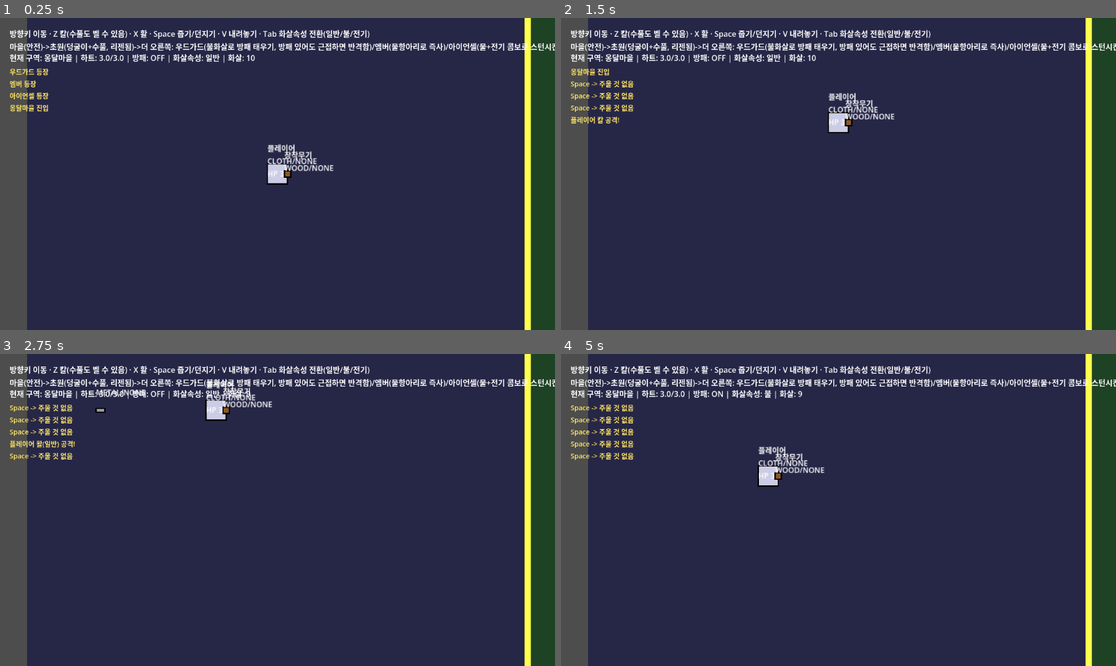
Above: before the commit, frames 1-4 (two rows, left to right).
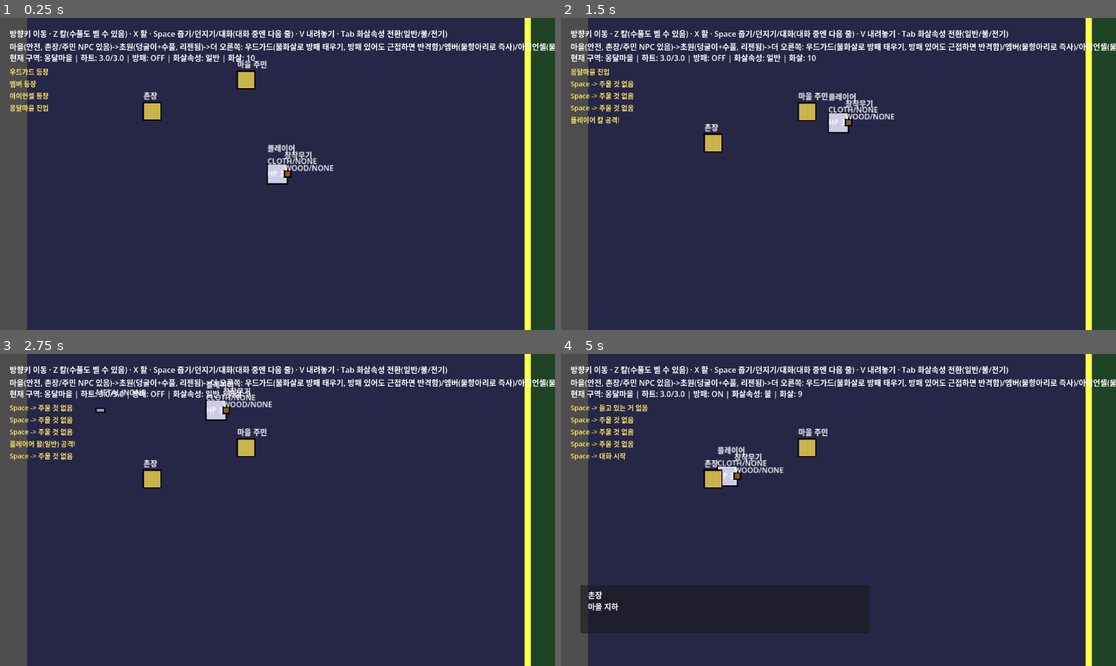
Above: after the commit, the same moments.

Repository: 50seok/ZeldaLike
Game: Godot game, scene res://scenes/world_test/world_test.tscn
Same seed, same stepped clock (60 frames per second), same inputs: the game is played once before the commit and once after it. This scene is started directly instead of the project's main scene.
Inputs:
- Up to frame 1 (0.25 s): no input
- Up to frame 2 (1.5 s): tap Enter at 0.5 s; hold Up (ui_up) from 0.53 s (still down); tap Space at 0.6, 0.77, 1.07 s; tap Z at 1.35 s
- Up to frame 3 (2.75 s): tap Space at 1.52, 1.55, 1.82, 2.3 s; release Up (ui_up) at 2.03 s; hold Left (ui_left) from 2.03 s (still down); tap X at 2.1 s
- Up to frame 4 (5 s): tap C at 2.85 s; tap Space at 3.02, 3.05, 3.32, 3.77, 3.8, 4.07, 4.52, 4.55, 4.82 s; release Left (ui_left) at 3.53 s; hold Down (ui_down) 3.53-4.28 s; tap V at 3.6 s; hold Right (ui_right) from 4.28 s (still down); tap Tab at 4.35 s

The runs differ from the first frame. In frame 1, 2.9% of the frame differs, in the area x 7-100%, y 3-33%; in frame 2, 2.9%; in frame 3, 2.9%; in frame 4, 12%, in the area x 3-100%, y 3-90%.

Commit message:
feat: 우선순위4 - NPC 대화 + 스토리 플래그 시스템 추가
§3.4 설계대로 두 계층 구현:
- StoryFlags(오토로드): bool 플래그 저장소, 세이브 연동은 우선순위5에서
- DialogueBox: 타자 효과 대화박스, advance()로 즉시완성/다음줄/닫기
- NPC: 화학엔진과 무관해 ChemActor 대신 Area2D 직접 상속. 기능 NPC는
  sets_flag로 진행 게이트를 열고, 주민 NPC는 requires_flag로 대사가
  alt_lines로 1회 교체됨(분기 없음, 선형)
- Player: Space가 NPC 대화도 겸함(대화 중엔 이동/공격 차단, Space=다음 줄)

world_test에 촌장(sets_flag)+주민(requires_flag) 1쌍 배치해 메커니즘 확인.
나머지 NPC는 콘텐츠 저작 문제라 폴리시 단계로 미룸.

검증: m3_npc_test 9/9 신규, 기존 6개 스위트 46/46 회귀 유지.

Diff:
--- a/project/project.godot
+++ b/project/project.godot
@@ -17,6 +17,7 @@
 [autoload]
 
 ChemistryManager="*res://scripts/chemistry/chemistry_manager.gd"
+StoryFlags="*res://scripts/story/story_flags.gd"
 
 [rendering]
 
--- /dev/null
+++ b/project/scenes/m3_npc_test/m3_npc_test.gd
@@ -0,0 +1,124 @@
+extends Node2D
+
+## M3 우선순위4 검증: NPC 대화 + 스토리 플래그(§3.4). 대화박스 타자 효과,
+## 기능 NPC의 sets_flag, 주민 NPC의 requires_flag/alt_lines 교체를 확인한다.
+
+@onready var _label: Label = $DebugLabel
+
+var _log: Array[String] = []
+var _pass_count := 0
+var _fail_count := 0
+
+
+func _ready() -> void:
+	await get_tree().process_frame
+	await _run_all_tests()
+	_print_summary()
+
+
+func _check(label: String, condition: bool) -> void:
+	if condition:
+		_pass_count += 1
+		_log.append("[PASS] %s" % label)
+	else:
+		_fail_count += 1
+		_log.append("[FAIL] %s" % label)
+	_refresh_label()
+
+
+func _refresh_label() -> void:
+	_label.text = "\n".join(_log)
+
+
+func _run_all_tests() -> void:
+	await _test_dialogue_typewriter()
+	await _test_functional_npc_sets_flag()
+	await _test_flavor_npc_line_swap()
+
+
+func _test_dialogue_typewriter() -> void:
+	var box := DialogueBox.new()
+	box.chars_per_sec = 10.0
+	add_child(box)
+	await get_tree().process_frame
+
+	box.start("테스트", ["안녕하세요"])
+	_check("A 대화 시작 -> 박스 열림", box.is_open())
+	await get_tree().create_timer(0.1).timeout
+	_check("A 타자 진행 중 -> 아직 전체 텍스트 아님", box.get_visible_text().length() < "안녕하세요".length())
+
+	box.advance()
+	_check("A advance(진행중) -> 즉시 완성", box.get_visible_text() == "안녕하세요")
+
+	box.advance()
+	_check("A advance(완성 후, 마지막 줄) -> 박스 닫힘", not box.is_open())
+
+	box.queue_free()
+	await get_tree().create_timer(0.1).timeout
+
+
+func _test_functional_npc_sets_flag() -> void:
+	var box := DialogueBox.new()
+	box.chars_per_sec = 9999.0
+	add_child(box)
+
+	var chief := NPC.new()
+	chief.npc_name = "촌장"
+	chief.lines = ["어서 오게."]
+	chief.sets_flag = "met_chief"
+	add_child(chief)
+	await get_tree().process_frame
+
+	_check("B 대화 전 -> 플래그 없음", not StoryFlags.has_flag("met_chief"))
+	chief.talk(box)
+	await get_tree().create_timer(0.05).timeout
+	box.advance()
+	await get_tree().create_timer(0.05).timeout
+	_check("B 대화 종료 -> 플래그 세워짐(진행 게이트)", StoryFlags.has_flag("met_chief"))
+
+	box.queue_free()
+	chief.queue_free()
+	await get_tree().create_timer(0.1).timeout
+
+
+func _test_flavor_npc_line_swap() -> void:
+	var box := DialogueBox.new()
+	box.chars_per_sec = 9999.0
+	add_child(box)
+
+	var villager := NPC.new()
+	villager.npc_name = "주민"
+	villager.lines = ["요즘 원소가 폭주해서 걱정이야..."]
+	villager.alt_lines = ["이제 좀 안심이 되는군!"]
+	villager.requires_flag = "test_flag_for_villager"
+	add_child(villager)
+	await get_tree().process_frame
+
+	_check("C 플래그 세우기 전 -> 확인용 플래그 없음", not StoryFlags.has_flag("test_flag_for_villager"))
+	villager.talk(box)
+	await get_tree().create_timer(0.05).timeout
+	_check("C 플래그 없음 -> 기본 대사", box.get_visible_text() == "요즘 원소가 폭주해서 걱정이야...")
+	box.advance()
+	await get_tree().create_timer(0.05).timeout
+
+	StoryFlags.set_flag("test_flag_for_villager")
+	villager.talk(box)
+	await get_tree().create_timer(0.05).timeout
+	_check("C 플래그 세워짐 -> alt_lines로 1회 교체", box.get_visible_text() == "이제 좀 안심이 되는군!")
+	box.advance()
+	await get_tree().create_timer(0.05).timeout
+
+	box.queue_free()
+	villager.queue_free()
+	await get_tree().create_timer(0.1).timeout
+
+
+func _print_summary() -> void:
+	var summary := "=== M3 NPC대화+스토리플래그 검증: PASS %d / FAIL %d ===" % [_pass_count, _fail_count]
+	_log.append(summary)
+	_refresh_label()
+	print(summary)
+	for line in _log:
+		print(line)
+	if DisplayServer.get_name() == "headless":
+		get_tree().quit(0 if _fail_count == 0 else 1)
--- /dev/null
+++ b/project/scenes/m3_npc_test/m3_npc_test.tscn
@@ -0,0 +1,13 @@
+[gd_scene load_steps=2 format=3]
+
+[ext_resource type="Script" path="res://scenes/m3_npc_test/m3_npc_test.gd" id="1"]
+
+[node name="M3NpcTest" type="Node2D"]
+script = ExtResource("1")
+
+[node name="DebugLabel" type="Label" parent="."]
+offset_left = 20.0
+offset_top = 20.0
+offset_right = 780.0
+offset_bottom = 500.0
+text = "M3 NPC대화+스토리플래그 검증 씬 로딩 중..."
--- a/project/scenes/world_test/world_test.gd
+++ b/project/scenes/world_test/world_test.gd
@@ -41,7 +41,7 @@
 	var help := Label.new()
 	help.position = Vector2(20, 20)
 	help.add_theme_font_size_override("font_size", 16)
-	help.text = "방향키 이동 · Z 칼(수풀도 벨 수 있음) · X 활 · Space 줍기/던지기 · V 내려놓기 · Tab 화살속성 전환(일반/불/전기)\n마을(안전)->초원(덩굴이+수풀, 리젠됨)->더 오른쪽: 우드가드(불화살로 방패 태우기, 방패 있어도 근접하면 반격함)/엠버(물항아리로 즉사)/아이언셸(물+전기 콤보로 스턴시킨 뒤 3방 더 때려야 처치)"
+	help.text = "방향키 이동 · Z 칼(수풀도 벨 수 있음) · X 활 · Space 줍기/던지기/대화(대화 중엔 다음 줄) · V 내려놓기 · Tab 화살속성 전환(일반/불/전기)\n마을(안전, 촌장/주민 NPC 있음)->초원(덩굴이+수풀, 리젠됨)->더 오른쪽: 우드가드(불화살로 방패 태우기, 방패 있어도 근접하면 반격함)/엠버(물항아리로 즉사)/아이언셸(물+전기 콤보로 스턴시킨 뒤 3방 더 때려야 처치)"
 	ui.add_child(help)
 
 	_status_label = Label.new()
@@ -54,6 +54,10 @@
 	_log_label.add_theme_font_size_override("font_size", 14)
 	_log_label.add_theme_color_override("font_color", Color(1, 0.9, 0.4))
 	ui.add_child(_log_label)
+
+	var dialogue_box := DialogueBox.new()
+	ui.add_child(dialogue_box)
+	dialogue_box.add_to_group("dialogue_box")
 
 	_player.did_attack.connect(func(kind): _log("플레이어 %s 공격!" % kind))
 	_player.damaged.connect(func(amount): _log("플레이어 피격 -%.1f" % amount))
@@ -146,6 +150,29 @@
 	add_child(item_mgr)
 	item_mgr.setup(camera)
 
+	# 우선순위4(NPC 대화 + 스토리 플래그, §3.4) - 기능 NPC 1(촌장, sets_flag)과
+	# 주민 NPC 1(requires_flag로 대사 교체)만 배치해 메커니즘을 확인한다.
+	# 나머지 기능 NPC 2명(대장장이·학자)·주민 2~3명·닭은 콘텐츠 저작(대사 작성)
+	# 문제라 나중 폴리시 단계에서 채우면 된다 - 지금은 시스템 자체가 맞는지가 목적.
+	var chief := NPC.new()
+	chief.npc_name = "촌장"
+	chief.lines = [
+		"어서 오게, 견습 연금술사여.",
+		"마을 지하 유적의 봉인이 풀려 원소가 날뛰고 있다네.",
+		"자네가 가서 좀 진정시켜 주게.",
+	]
+	chief.sets_flag = "met_chief"
+	chief.global_position = Vector2(200, 200)
+	add_child(chief)
+
+	var villager := NPC.new()
+	villager.npc_name = "마을 주민"
+	villager.lines = ["요즘 원소가 폭주해서 무서워 죽겠어..."]
+	villager.alt_lines = ["촌장님이 자네에게 부탁하셨다니, 마음이 좀 놓이는군."]
+	villager.requires_flag = "met_chief"
+	villager.global_position = Vector2(350, 150)
+	add_child(villager)
+
 
 func _process(_delta: float) -> void:
 	if not is_instance_valid(_player):
--- a/project/scripts/combat/player.gd
+++ b/project/scripts/combat/player.gd
@@ -26,6 +26,7 @@
 
 var _equipped_weapon: EquippedWeapon
 var _held_item: Throwable
+var _dialogue_box: DialogueBox
 
 
 @export var starting_arrows: int = 10
@@ -41,14 +42,31 @@
 
 
 func _physics_process(delta: float) -> void:
+	if _is_dialogue_open():
+		return
 	var move_vec := Input.get_vector("ui_left", "ui_right", "ui_up", "ui_down")
 	position += move_vec * move_speed * delta
 	if move_vec != Vector2.ZERO:
 		facing = move_vec.normalized()
 
 
+## 대화박스는 씬이 만들어 그룹("dialogue_box")에 등록해두면 여기서 찾는다 -
+## 매 프레임 그룹 조회를 피하려고 한 번 찾으면 캐싱한다(다른 몹들의 _player
+## 캐싱과 동일 패턴).
+func _is_dialogue_open() -> bool:
+	if _dialogue_box == null or not is_instance_valid(_dialogue_box):
+		_dialogue_box = get_tree().get_first_node_in_group("dialogue_box")
+	return _dialogue_box != null and _dialogue_box.is_open()
+
+
+## 대화 중엔 Space가 "다음 줄/닫기" 전용이 되고, 그 외 입력은 전부 막는다
+## (대화 중에 칼을 휘두르거나 걸어 나가는 걸 막기 위함 - 젤다 관례).
 func _unhandled_input(event: InputEvent) -> void:
 	if event is InputEventKey and event.pressed and not event.echo:
+		if _is_dialogue_open():
+			if event.keycode == KEY_SPACE:
+				_dialogue_box.advance()
+			return
 		match event.keycode:
 			KEY_Z:
 				perform_melee_attack()
@@ -145,12 +163,25 @@
 		_held_item = null
 		return
 	for area in get_overlapping_areas():
+		if area is NPC:
+			if _is_dialogue_open():
+				return
+			did_interact.emit("대화 시작")
+			area.talk(_get_or_find_dialogue_box())
+			return
+	for area in get_overlapping_areas():
 		if area is Throwable:
 			did_interact.emit("주움")
 			_held_item = area
 			area.pick_up(self)
 			return
 	did_interact.emit("주울 것 없음")
+
+
+func _get_or_find_dialogue_box() -> DialogueBox:
+	if _dialogue_box == null or not is_instance_valid(_dialogue_box):
+		_dialogue_box = get_tree().get_first_node_in_group("dialogue_box")
+	return _dialogue_box
 
 
 ## Space(던지기)와 분리한 이유: 실수로 던지지 않고 제자리에 놓고 싶을 때
--- /dev/null
+++ b/project/scripts/story/story_flags.gd
@@ -0,0 +1,20 @@
+extends Node
+
+## §3.4 스토리 플래그. bool만 다루는 단순 저장소 - "촌장과 대화함" 같은 진행
+## 게이트/주민 대사 교체를 구동한다. 세이브 연동(우선순위5)은 이 Dictionary를
+## 그대로 직렬화하면 되므로 지금은 순수 런타임 상태로만 둔다.
+
+signal flag_changed(flag_name: String)
+
+var _flags: Dictionary = {}
+
+
+func set_flag(flag_name: String) -> void:
+	if _flags.get(flag_name, false):
+		return
+	_flags[flag_name] = true
+	flag_changed.emit(flag_name)
+
+
+func has_flag(flag_name: String) -> bool:
+	return _flags.get(flag_name, false)
--- /dev/null
+++ b/project/scripts/ui/dialogue_box.gd
@@ -0,0 +1,87 @@
+class_name DialogueBox
+extends CanvasLayer
+
+## §3.2/3.4 대화박스(타자 효과, 분기 없음). NPC.talk()이 start()를 호출하면
+## 한 줄씩 타자 효과로 보여주고, advance()(상호작용 키)로 즉시완성/다음줄/닫기.
+
+signal closed
+
+@export var chars_per_sec: float = 30.0
+
+var _label: Label
+var _name_label: Label
+var _lines: Array[String] = []
+var _line_index := 0
+var _timer := 0.0
+var _revealing := false
+
+
+func _ready() -> void:
+	visible = false
+
+	var panel := Panel.new()
+	panel.position = Vector2(40, 480)
+	panel.size = Vector2(600, 100)
+	add_child(panel)
+
+	_name_label = Label.new()
+	_name_label.position = Vector2(16, 8)
+	_name_label.add_theme_font_size_override("font_size", 16)
+	panel.add_child(_name_label)
+
+	_label = Label.new()
+	_label.position = Vector2(16, 32)
+	_label.size = Vector2(560, 60)
+	_label.autowrap_mode = TextServer.AUTOWRAP_WORD
+	_label.add_theme_font_size_override("font_size", 16)
+	panel.add_child(_label)
+
+
+func start(speaker: String, lines: Array[String]) -> void:
+	_name_label.text = speaker
+	_lines = lines
+	_line_index = 0
+	visible = true
+	_show_current_line()
+
+
+func _show_current_line() -> void:
+	_timer = 0.0
+	_revealing = true
+	_label.text = ""
+
+
+func _process(delta: float) -> void:
+	if not _revealing:
+		return
+	var full := _lines[_line_index]
+	_timer += delta
+	var char_count: int = min(int(_timer * chars_per_sec), full.length())
+	_label.text = full.substr(0, char_count)
+	if char_count >= full.length():
+		_revealing = false
+
+
+## 상호작용 키로 호출 - 타자 진행 중이면 즉시 완성, 이미 완성됐으면 다음 줄로
+## (마지막 줄이면 닫기).
+func advance() -> void:
+	if not visible:
+		return
+	if _revealing:
+		_label.text = _lines[_line_index]
+		_revealing = false
+		return
+	_line_index += 1
+	if _line_index >= _lines.size():
+		visible = false
+		closed.emit()
+		return
+	_show_current_line()
+
+
+func is_open() -> bool:
+	return visible
+
+
+func get_visible_text() -> String:
+	return _label.text
--- /dev/null
+++ b/project/scripts/world/npc.gd
@@ -0,0 +1,52 @@
+class_name NPC
+extends Area2D
+
+## §3.4 NPC 두 계층 공통 기반.
+## - 기능 NPC(촌장 등): sets_flag로 진행 게이트를 연다.
+## - 주민 NPC(플레이버): requires_flag가 세워져 있으면 대사가 alt_lines로 1회 교체된다
+##   (분기 없음, 선형 - PRD §3.4 "각 1~2줄×2벌").
+## 화학엔진과는 무관해서 ChemActor가 아니라 Area2D를 직접 상속한다(반응표 조회 대상
+## 아님 - 플레이어가 접촉 판정만 쓰면 되므로).
+
+@export var npc_name: String = "주민"
+@export var lines: Array[String] = ["..."]
+@export var alt_lines: Array[String] = []
+@export var requires_flag: String = ""
+@export var sets_flag: String = ""
+@export var box_size: Vector2 = Vector2(28, 28)
+
+
+func _ready() -> void:
+	monitoring = false
+	monitorable = true
+	collision_layer = 1
+	collision_mask = 1
+
+	var shape := CollisionShape2D.new()
+	var rect := RectangleShape2D.new()
+	rect.size = box_size
+	shape.shape = rect
+	add_child(shape)
+
+	var label := Label.new()
+	label.position = Vector2(-box_size.x / 2, -box_size.y / 2 - 20)
+	label.add_theme_font_size_override("font_size", 12)
+	label.text = npc_name
+	add_child(label)
+
+	queue_redraw()
+
+
+func _draw() -> void:
+	draw_rect(Rect2(-box_size / 2, box_size), Color(0.8, 0.7, 0.3))
+	draw_rect(Rect2(-box_size / 2, box_size), Color.BLACK, false, 2.0)
+
+
+func talk(dialogue_box: DialogueBox) -> void:
+	var current_lines := lines
+	if requires_flag != "" and StoryFlags.has_flag(requires_flag) and not alt_lines.is_empty():
+		current_lines = alt_lines
+	dialogue_box.start(npc_name, current_lines)
+	await dialogue_box.closed
+	if sets_flag != "":
+		StoryFlags.set_flag(sets_flag)
Not shown, added: project/scenes/m3_npc_test/m3_npc_test.gd.uid
Not shown, added: project/scripts/story/story_flags.gd.uid
Not shown, added: project/scripts/ui/dialogue_box.gd.uid
Not shown, added: project/scripts/world/npc.gd.uid
